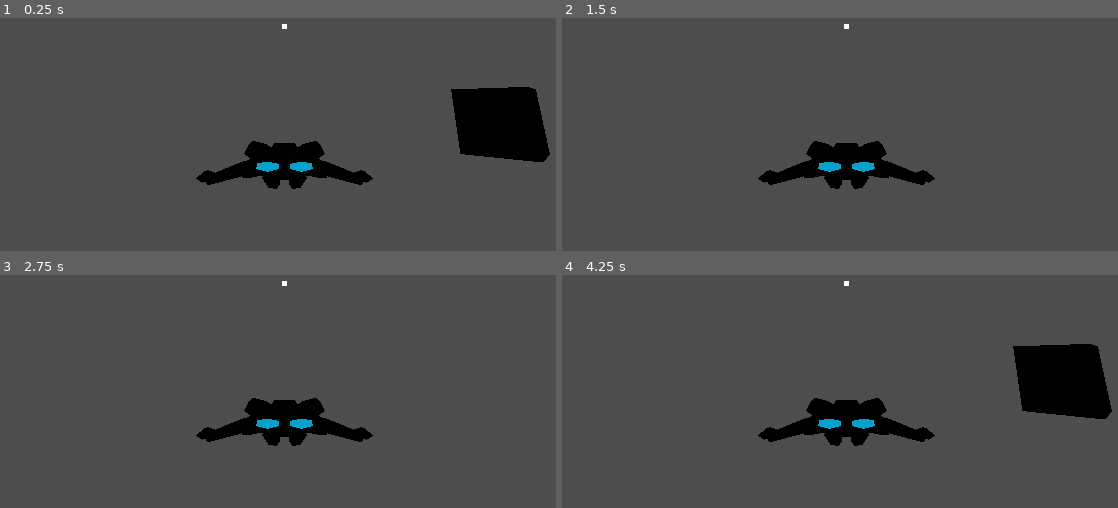
Above: before the commit, frames 1-4 (two rows, left to right).
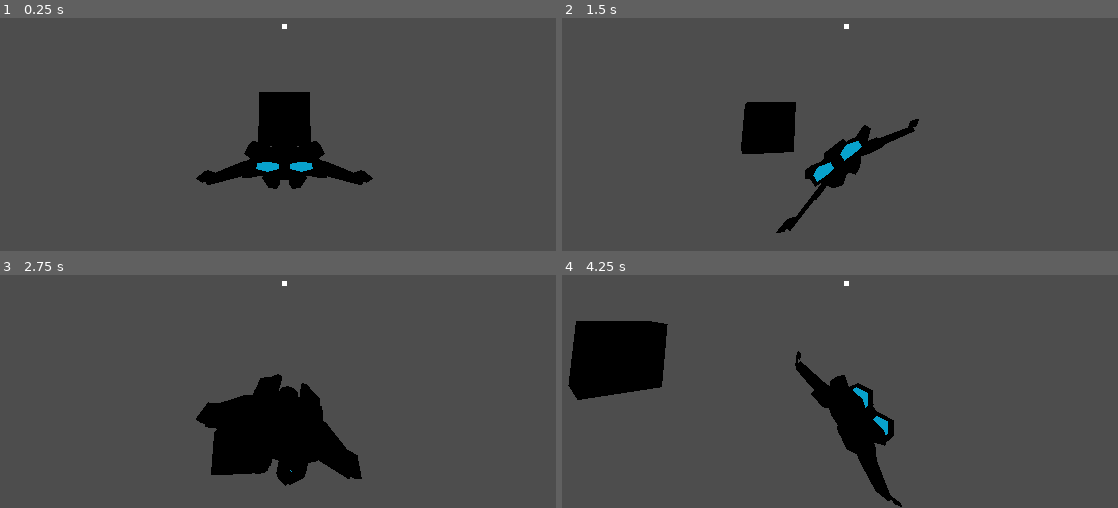
Above: after the commit, the same moments.

Repository: RyanRemer/ship_controller
Game: Godot game, scene res://main.tscn
Same seed, same stepped clock (60 frames per second), same inputs: the game is played once before the commit and once after it.
Inputs (mouse positions are in pixels of both pictures, inside the frame that each line leads up to):
- Up to frame 1 (0.25 s): no input
- Up to frame 2 (1.5 s): move the mouse to (outside the picture) at 0.52 s; hold Right (ui_right) 0.53-1.28 s; move the mouse to (684, 48) at 1.27 s; hold Down (ui_down) from 1.28 s (still down)
- Up to frame 3 (2.75 s): move the mouse to (outside the picture) at 2.02 s; release Down (ui_down) at 2.03 s; hold Right (ui_right) from 2.03 s (still down)
- Up to frame 4 (4.25 s): move the mouse to (806, 372) at 2.77 s; release Right (ui_right) at 2.78 s; hold Up (ui_up) 2.78-3.53 s; move the mouse to (1084, 351) at 3.52 s; hold Left (ui_left) from 3.53 s (still down)

The runs differ from the first frame. In frame 1, 6.8% of the frame differs, in the area x 46-99%, y 29-62%; in frame 2, 5.1%; in frame 3, 6.4%; in frame 4, 14%, in the area x 1-99%, y 19-100%.

Commit message:
controls v4 mouse below cursor makes ship rotate weird

Diff:
--- a/player_v4.gd
+++ b/player_v4.gd
@@ -1,15 +1,30 @@
 extends CharacterBody3D
 
 @export var rotation_speed = 1.0;
+@onready var ship_body : Node3D = $ShipBody;
+
 
 func _process(delta):
+	# Rotate Player
+	var relative_mouse = _get_relative_mouse();
 	var basis = transform.basis;
+	basis = basis.rotated(basis.x, relative_mouse.y * PI * delta);
+	basis = basis.rotated(basis.y, -relative_mouse.x * PI * delta);
+	basis = basis.orthonormalized();
+	transform.basis = basis;
 
-	var relative_mouse = _get_relative_mouse();
+	var ship_basis = Basis.IDENTITY;
+	var scale = ship_body.scale;
+	ship_basis = ship_basis.rotated(ship_basis.z, relative_mouse.x * PI);
+	ship_basis = ship_basis.rotated(ship_basis.x, relative_mouse.y * PI);
+	ship_basis = ship_basis.orthonormalized();
+	ship_body.basis = ship_basis;
+	ship_body.scale = scale;
 
-	basis = basis.rotated(basis.y, PI * delta);
-
-	transform.basis = basis;
+	# Move Player
+	var forward = transform.basis.z;
+	velocity = forward * Input.get_axis("ui_down", "ui_up") * 15.0;
+	move_and_slide();
 
 # Get a vector for the mouse relative to the center of the screen
 # Range(-1, 1) negative is left/top positive is right/bottom
